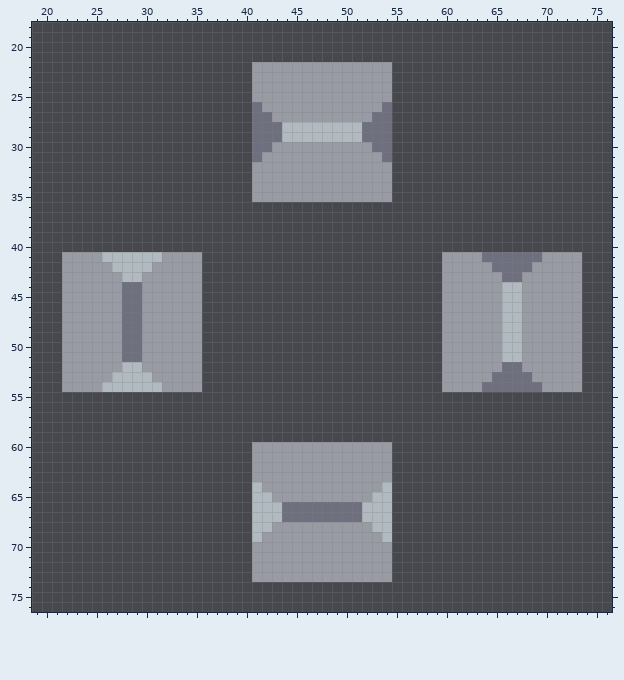
Two versions of one sprite sheet, sprites/heavy-water-extractor/heavy-water-extractor-spinner1.png. That is the earlier state.
The file is 96x96 pixels. Shown: x 19..76, y 18..76.
Once edited:
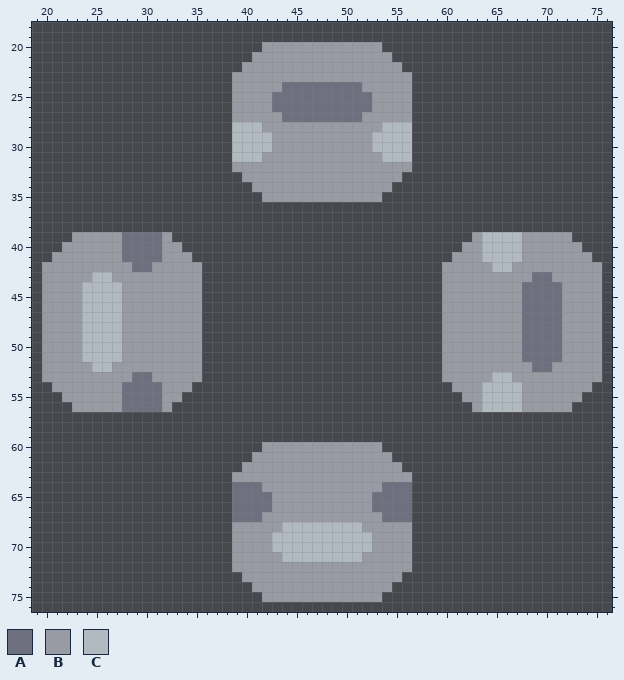
Palette (. is transparent): A #6e7080  B #989aa4  C #b0bac0
Change:
The author put colour A in rows 39 to 40 at x 28 to 31; in rows 55 to 56 at x 28 to 31; in rows 64 to 67 at x 39 to 40 and 55 to 56.
Colour B becomes colour A in row 24 at x 44 to 51; in rows 25 to 26 at x 43 to 52; in row 27 at x 44 to 51; in row 43 at x 69 to 70; in rows 44 to 51 at x 68 to 71; in row 52 at x 69 to 70.
Colour C becomes colour A in row 41 at x 28 to 31; in row 42 at x 29 to 30; in row 53 at x 29 to 30; in row 54 at x 28 to 31; in row 64 at x 41 and 54; in rows 65 to 66 at x 41 to 42 and 53 to 54.
Colour C becomes colour A in row 67 at x 41 and 54.
The author put colour B in row 20 at x 42 to 53; in row 21 at x 41 to 54; in row 22 at x 40 and 55; in rows 23 to 27 at x 39 to 40 and 55 to 56; in row 32 at x 39 to 40 and 55 to 56; in row 33 at x 40 and 55.
The author put colour B in row 39 at x 23 to 27, 32, 63 and 68 to 72; in row 40 at x 22 to 27, 32 to 33, 62 to 63 and 68 to 73; in row 41 at x 21 and 74; in rows 42 to 53 at x 20 to 21 and 74 to 75; in row 54 at x 21 and 74; in row 55 at x 22 to 27, 32 to 33, 62 to 63 and 68 to 73.
The author put colour B in row 56 at x 23 to 27, 32, 63 and 68 to 72; in row 62 at x 40 and 55; in row 63 at x 39 to 40 and 55 to 56; in rows 68 to 72 at x 39 to 40 and 55 to 56; in row 73 at x 40 and 55; in row 74 at x 41 to 54.
The author put colour B in row 75 at x 42 to 53.
Colour A becomes colour B in row 26 at x 41 and 54; in row 27 at x 41 to 42 and 53 to 54; in row 28 at x 42 to 43 and 52 to 53; in row 29 at x 43 and 52; in row 41 at x 68 to 69; in row 42 at x 67 to 68.
Colour A becomes colour B in row 43 at x 66 to 67; in rows 44 to 51 at x 28 to 29; in row 52 at x 66 to 67; in row 53 at x 67 to 68; in row 54 at x 68 to 69; in rows 66 to 67 at x 44 to 51.
Colour C becomes colour B in rows 28 to 29 at x 44 to 51; in row 41 at x 26 to 27; in row 42 at x 27 to 28; in row 43 at x 28 to 29; in rows 44 to 51 at x 66 to 67; in row 52 at x 28 to 29.
Colour C becomes colour B in row 53 at x 27 to 28; in row 54 at x 26 to 27; in row 66 at x 43 and 52; in row 67 at x 42 to 43 and 52 to 53; in row 68 at x 41 to 42 and 53 to 54; in row 69 at x 41 and 54.
The author put colour C in rows 28 to 31 at x 39 to 40 and 55 to 56; in rows 39 to 40 at x 64 to 67; in rows 55 to 56 at x 64 to 67.
Colour A becomes colour C in row 28 at x 41 and 54; in rows 29 to 30 at x 41 to 42 and 53 to 54; in row 31 at x 41 and 54; in row 41 at x 64 to 67; in row 42 at x 65 to 66; in row 53 at x 65 to 66.
Colour A becomes colour C in row 54 at x 64 to 67.
Colour B becomes colour C in row 43 at x 25 to 26; in rows 44 to 51 at x 24 to 27; in row 52 at x 25 to 26; in row 68 at x 44 to 51; in rows 69 to 70 at x 43 to 52; in row 71 at x 44 to 51.
The edit erases colour B in row 35 at x 41 and 54; in row 41 at x 35 and 60; in row 54 at x 35 and 60; in row 60 at x 41 and 54.
